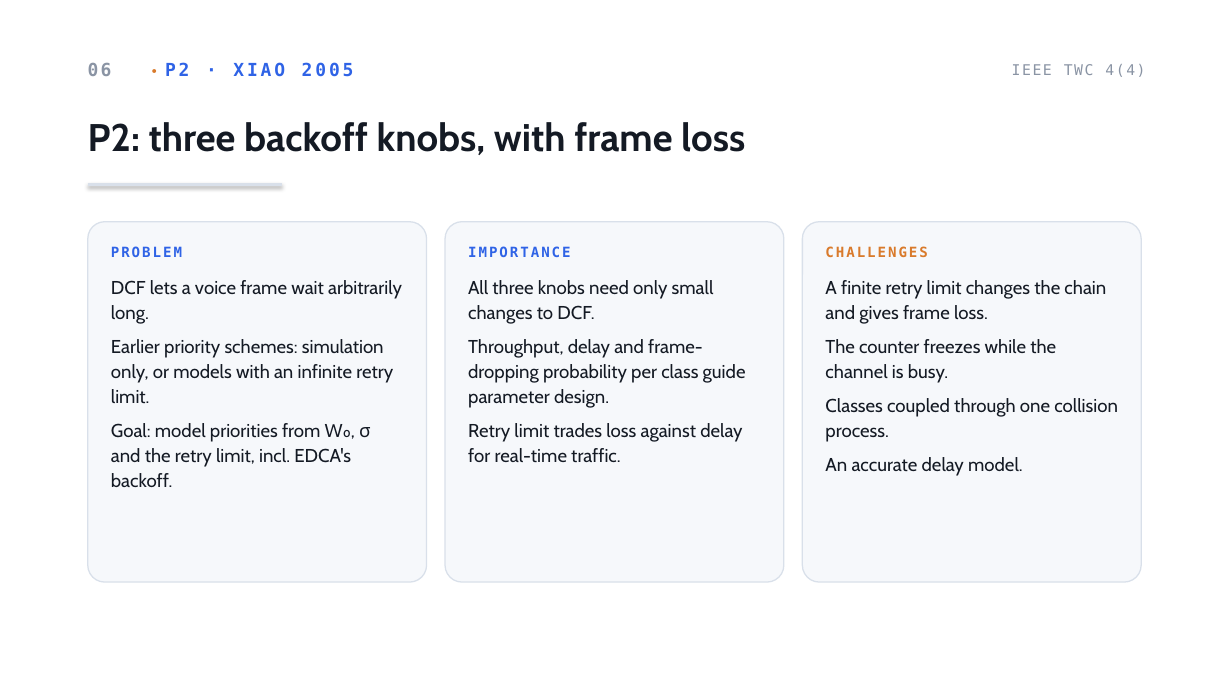
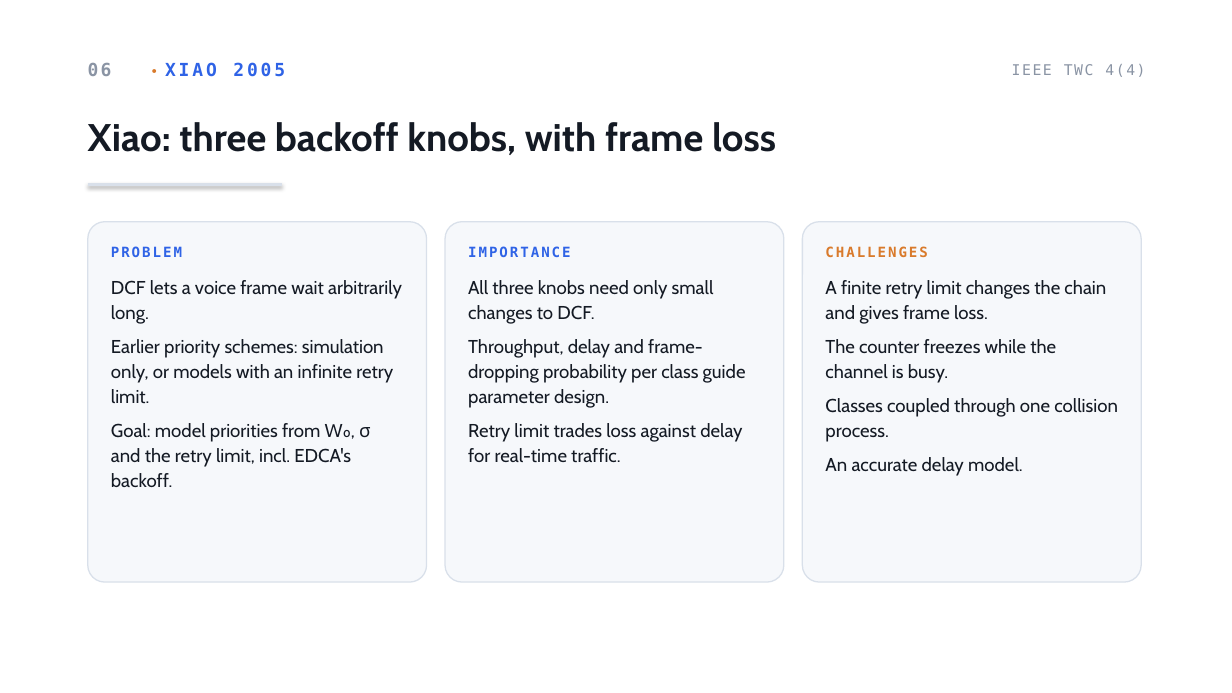
Before and after one commit to AhmadRifqi86/MWN-2026-M11402804-Rifqi, a slide deck: slide 7 of assets/ppt/a3-M11402804-AhmadRifqi.pptx. Drawn at 1232x693 pixels with LibreOffice and Linux fonts; fonts in the diff are those of the drawing. Boxes give left, top, right and bottom in pixels: in the first picture for what was removed or moved away, otherwise in the second. Text is boxed around its words. In the diff, an @@ line names an element or a change of style, - is before the commit and + after.

```diff
--- a/assets/ppt/a3-M11402804-AhmadRifqi.pptx
+++ b/assets/ppt/a3-M11402804-AhmadRifqi.pptx
@@ text at (88, 62, 285, 77): text changed @@
-06 • P2 · XIAO 2005
+06 • XIAO 2005
@@ text at (88, 122, 776, 155): text changed @@
-P2: three backoff knobs, with frame loss
+Xiao: three backoff knobs, with frame loss
```
Also in this commit, not shown: 10 other slides changed, 1 other file.
